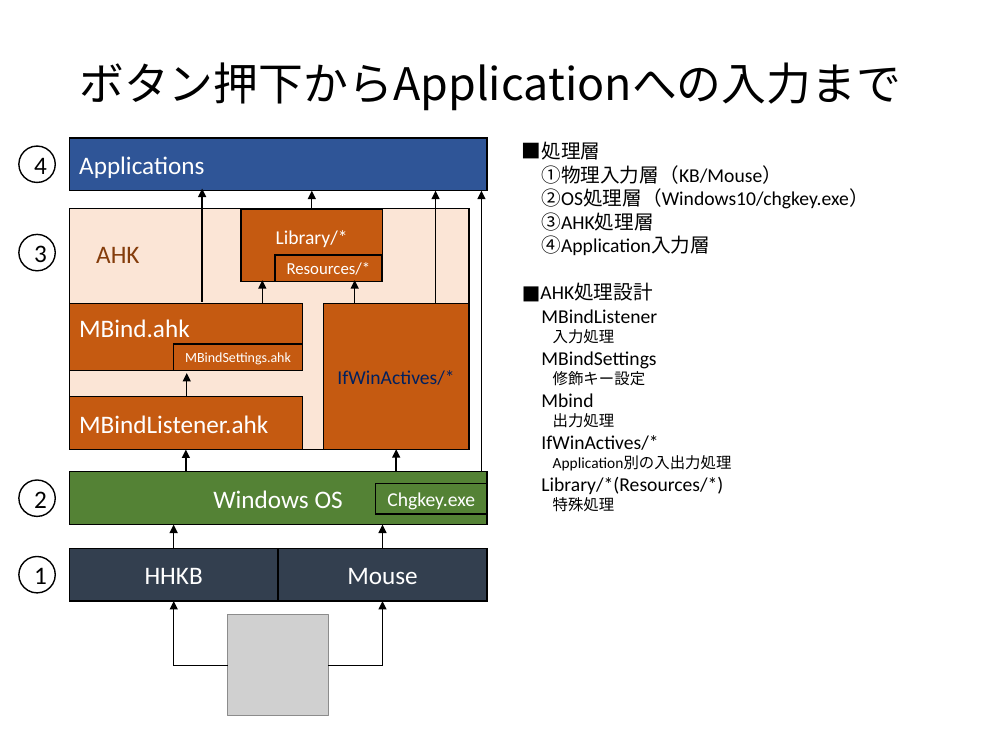
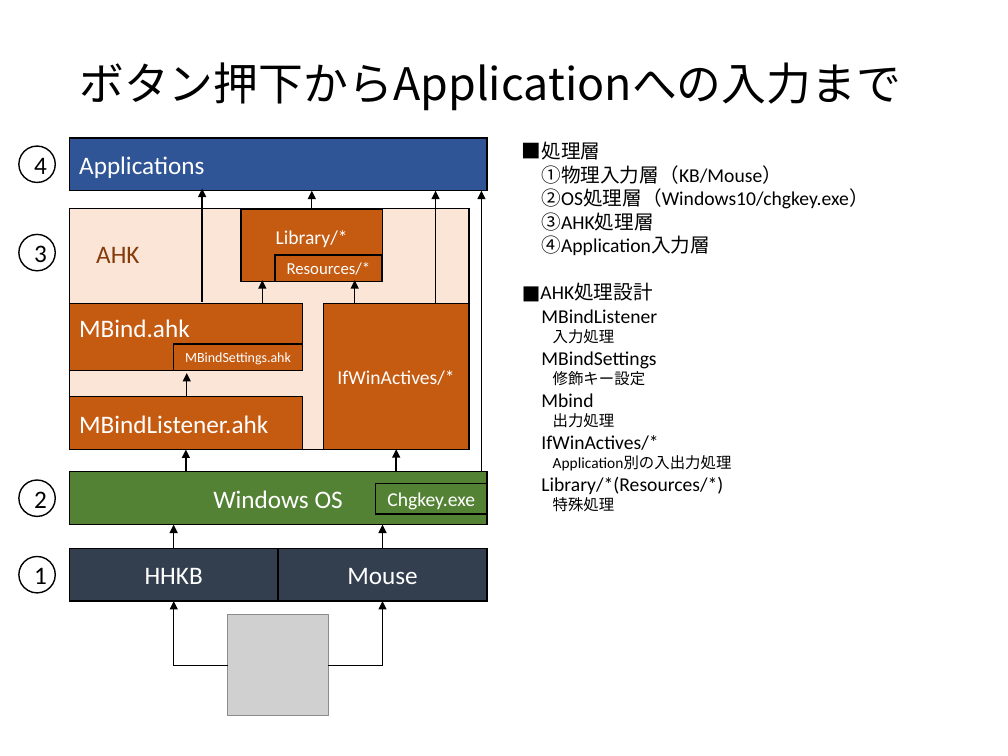
Before and after one commit to ittooo66/myAHK, a slide deck: slide 23 of MANUAL.pptx. Drawn at 1008x756 pixels with LibreOffice and Linux fonts; fonts in the diff are those of the drawing; grey boxes stand for pictures. Boxes give left, top, right and bottom in pixels: in the first picture for what was removed or moved away, otherwise in the second. Text is boxed around its words. In the diff, an @@ line names an element or a change of style, - is before the commit and + after.

```diff
--- a/MANUAL.pptx
+++ b/MANUAL.pptx
@@ rectangle "IfWinActives/*" at <box>324,303,469,449</box>: text colour #002060 to #FFFFFF @@
```
Also in this commit, not shown: 12 other slides changed.
